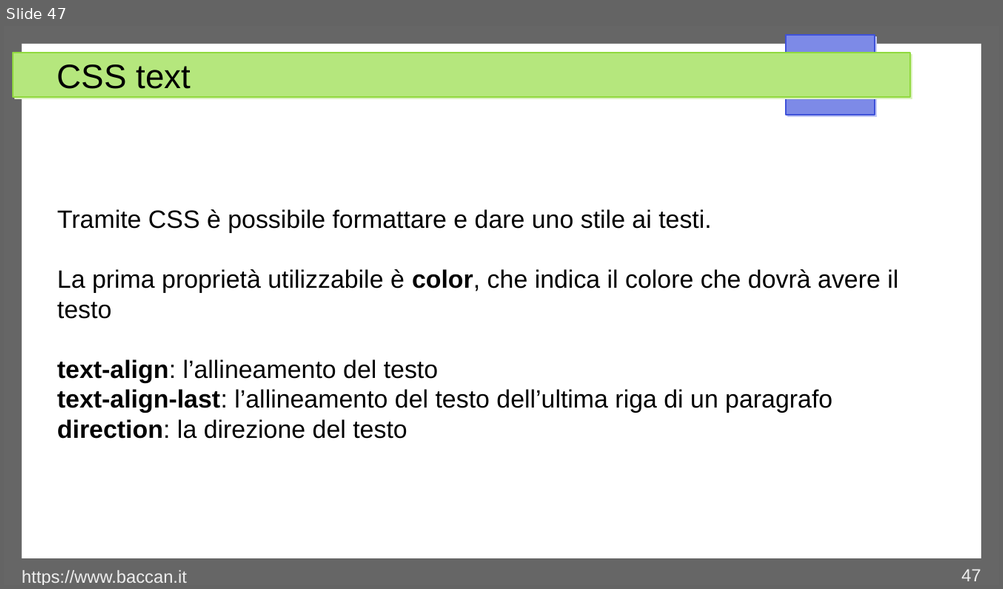
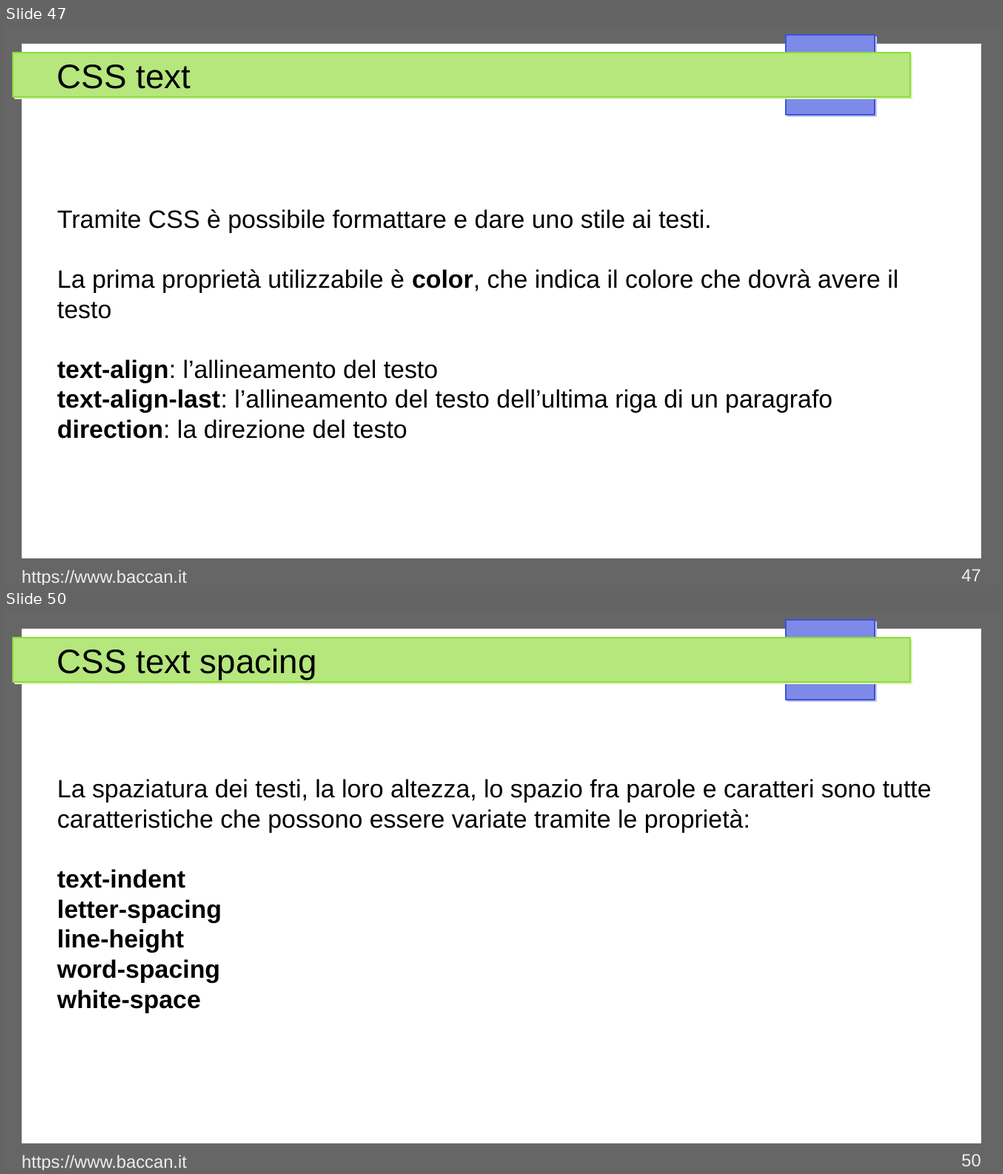
Before and after one commit to matteobaccan/CorsoCSS, a slide deck: Chapter_css.odp. Shown one above the other, each under a label of ours: slide 47 before the commit, slides 47 and 50 after it; the slides between them are not shown. The pictures are 1003x589 and 1003x1174 pixels, drawn with LibreOffice and Linux fonts; fonts in the diff are those of the drawing. Boxes give left, top, right and bottom in pixels: in the first picture for what was removed or moved away, otherwise in the second. Text is boxed around its words. In the diff, an @@ line names an element or a change of style, - is before the commit and + after.

```diff
--- a/Chapter_css.odp
+++ b/Chapter_css.odp
@@ slide 50 added at <box>4,611,999,1170</box>, background #FFFFFF; not listed: 4 template elements that a slide beside it also shows @@
@@ title added at <box>57,649,317,680</box>, 27 pt, text #000000 @@
+CSS text spacing
@@ text added at <box>57,779,931,1014</box>, 20 pt, text #000000 @@
+La spaziatura dei testi, la loro altezza, lo spazio fra parole e caratteri sono tutte caratteristiche che possono essere variate tramite le proprietà:
+text-indent
+letter-spacing
+line-height
+word-spacing
+white-space
@@ text added at <box>22,1156,187,1170</box>, 14 pt, text #EEEEEE @@
+https://www.baccan.it
@@ page number added at <box>961,1154,980,1167</box>, 14 pt, text #EEEEEE @@
+50
```
Also in this commit, not shown: 1 slide changed, 9 other slides added, 6 other files.
